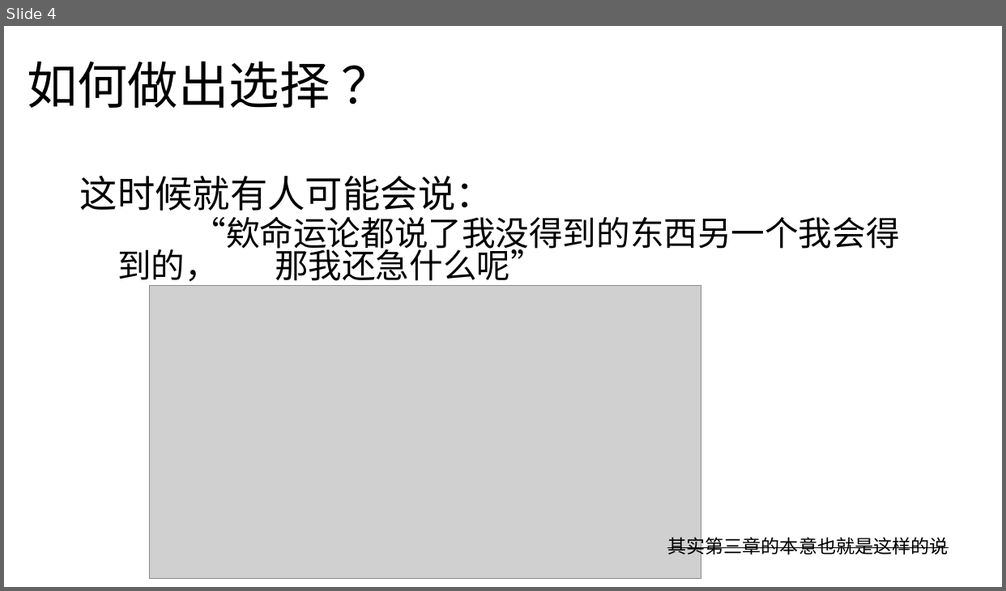
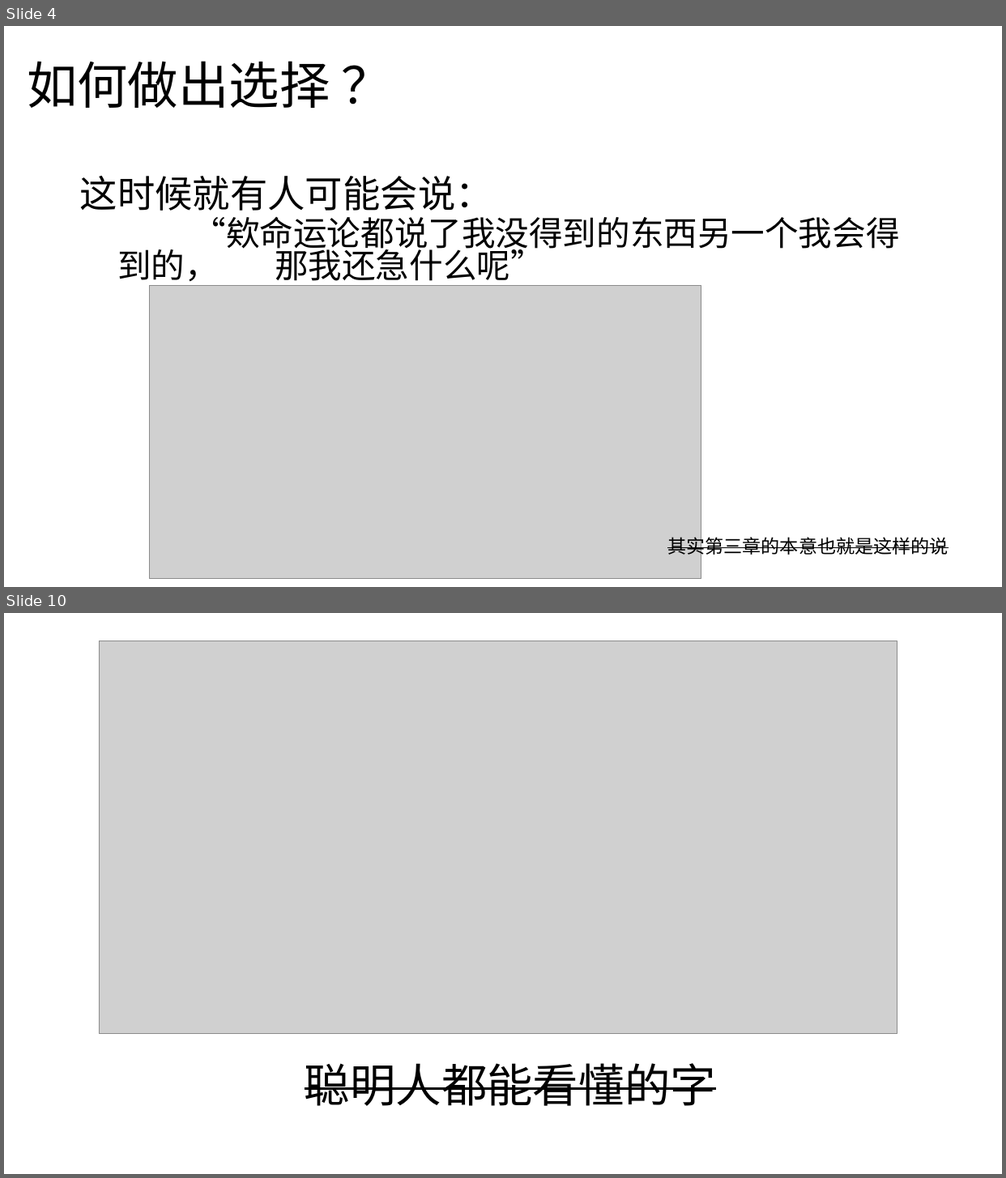
Before and after one commit to BambooDay/OI, a slide deck: 激情演讲.pptx. Shown one above the other, each under a label of ours: slide 4 before the commit, slides 4 and 10 after it; the slides between them are not shown. The pictures are 1006x591 and 1006x1178 pixels, drawn with LibreOffice and Linux fonts; fonts in the diff are those of the drawing; grey boxes stand for pictures. Boxes give left, top, right and bottom in pixels: in the first picture for what was removed or moved away, otherwise in the second. Text is boxed around its words. In the diff, an @@ line names an element or a change of style, - is before the commit and + after.

```diff
--- a/激情演讲.pptx
+++ b/激情演讲.pptx
@@ slide 10 added at (4, 613, 1002, 1174), background #FFFFFF @@
@@ picture added at (99, 641, 897, 1033) @@
@@ text added at (305, 1063, 717, 1106), 44 pt, text #000000, strikethrough @@
+聪明人都能看懂的字
```
Also in this commit, not shown: 2 slides changed, 4 other slides added.
